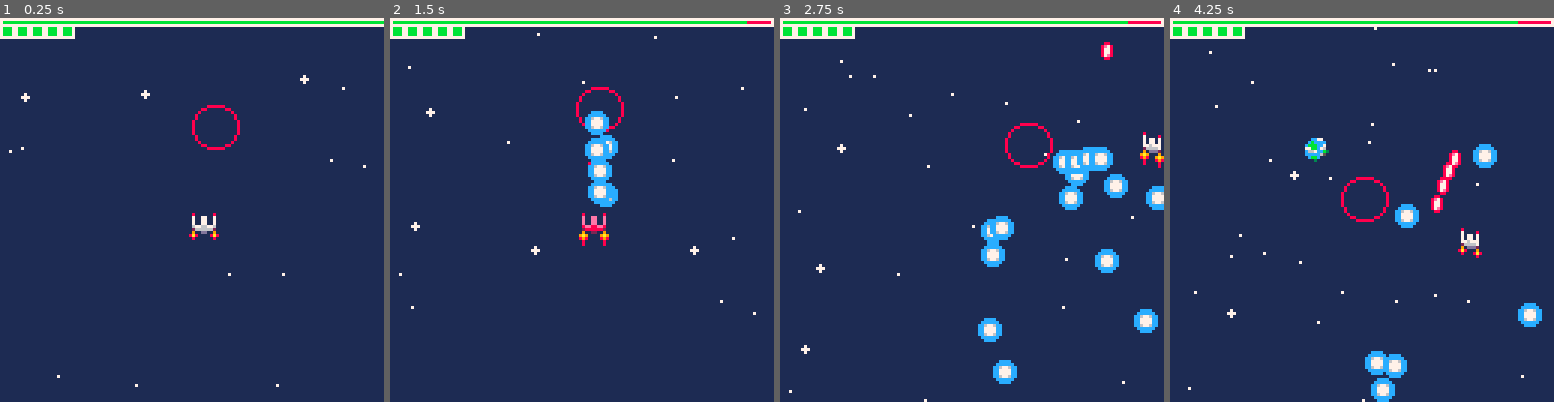
Above: before the commit, frames 1-4 (left to right).
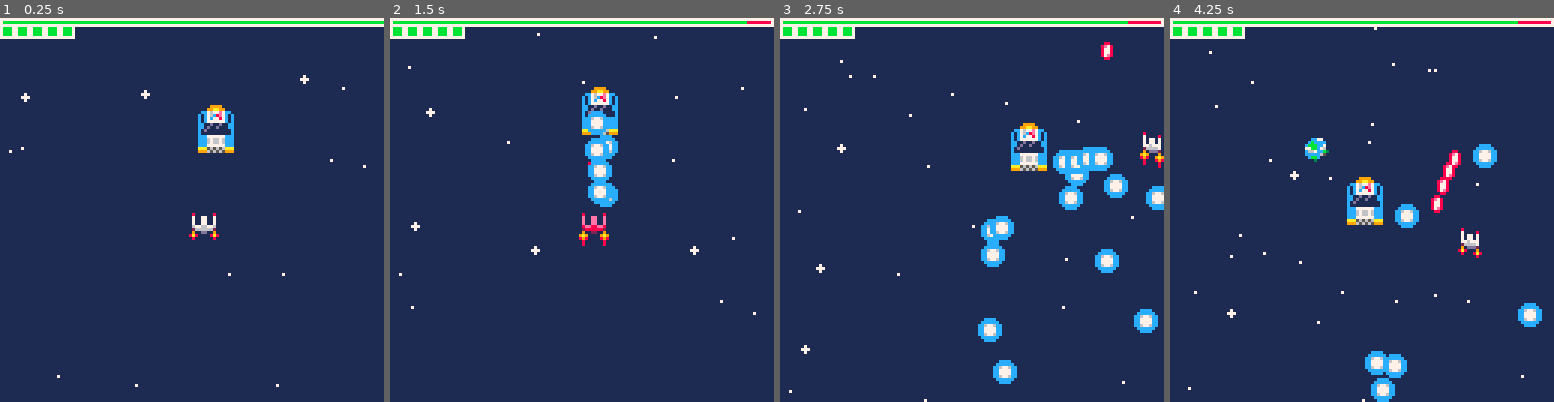
Above: after the commit, the same moments.

Repository: QuentinWidlocher/YogcastJam2020
Game: PICO-8 cartridge game.p8
Two runs of this game, one before a commit and one after it. Both use one fixed random seed, a clock stepped at 60 frames per second and the inputs below.
Inputs:
- Up to frame 1 (0.25 s): no input
- Up to frame 2 (1.5 s): tap X (X key) at 0.33, 1.07 s; tap O (Z key) at 0.7 s
- Up to frame 3 (2.75 s): hold Right 1.6-2.1 s; tap O (Z key) at 1.7, 2.1, 2.5 s; tap X (X key) at 1.85 s; hold Up 2.15-2.42 s; hold Right from 2.47 s (still down)
- Up to frame 4 (4.25 s): tap O (Z key) every 0.4 s from 2.9 to 4.1 s; tap X (X key) at 2.97, 4.08 s; release Right at 3.03 s; hold Left 3.08-3.58 s; hold Down 3.63-3.97 s; hold Right from 4.02 s (still down)

The runs differ from the first frame. In frame 1, 1.0% of the frame differs, in the area x 50-63%, y 22-36%; in frame 2, 0.8%; in frame 3, 1.0%; in frame 4, 1.0%.

Commit message:
Popo ship

Diff:
--- a/game.p8
+++ b/game.p8
@@ -76,22 +76,22 @@
 00000000000000000000000000000000000000000000000000000000000000000000000000000000000000000000000000000000000000000000000000000000
 00000000000000000000000000000000000000000000000000000000000000000000000000000000000000000000000000000000000000000000000000000000
 00000000000000000000000000000000000000000000000000000000000000000000000000000000000000000000000000000000000000000000000000000000
-000008888880000000cccc0000000000000000000000000000000000000000000000000000000000000000000000000000000000000000000000000000000000
-00088000000880000cccccc000088000000000000000000000000000000000000000000000000000000000000000000000000000000000000000000000000000
-0080000000000800cc6776cc008e7800000000000000000000000000000000000000000000000000000000000000000000000000000000000000000000000000
-0800000000000080cc7777cc00877800000000000000000000000000000000000000000000000000000000000000000000000000000000000000000000000000
-0800000000000080cc7777cc00877800000000000000000000000000000000000000000000000000000000000000000000000000000000000000000000000000
-8000000000000008cc6776cc0087e800000000000000000000000000000000000000000000000000000000000000000000000000000000000000000000000000
-80000000000000080cccccc000088000000000000000000000000000000000000000000000000000000000000000000000000000000000000000000000000000
-800000000000000800cccc0000000000000000000000000000000000000000000000000000000000000000000000000000000000000000000000000000000000
-80000000000000080000000000000000000000000000000000000000000000000000000000000000000000000000000000000000000000000000000000000000
-80000000000000080000000000000000000000000000000000000000000000000000000000000000000000000000000000000000000000000000000000000000
-08000000000000800000000000000000000000000000000000000000000000000000000000000000000000000000000000000000000000000000000000000000
-08000000000000800000000000000000000000000000000000000000000000000000000000000000000000000000000000000000000000000000000000000000
-00800000000008000000000000000000000000000000000000000000000000000000000000000000000000000000000000000000000000000000000000000000
-00088000000880000000000000000000000000000000000000000000000000000000000000000000000000000000000000000000000000000000000000000000
-00000888888000000000000000000000000000000000000000000000000000000000000000000000000000000000000000000000000000000000000000000000
-00000000000000000000000000000000000000000000000000000000000000000000000000000000000000000000000000000000000000000000000000000000
+000000999900000000cccc0000000000000000000000000000000000000000000000000000000000000000000000000000000000000000000000000000000000
+0000099aa99000000cccccc000088000000000000000000000000000000000000000000000000000000000000000000000000000000000000000000000000000
+000cc7677e7cc000cc6776cc008e7800000000000000000000000000000000000000000000000000000000000000000000000000000000000000000000000000
+00c1c76c8e7c1c00cc7777cc00877800000000000000000000000000000000000000000000000000000000000000000000000000000000000000000000000000
+00c1c7c7787c1c00cc7777cc00877800000000000000000000000000000000000000000000000000000000000000000000000000000000000000000000000000
+00c1c777777c1c00cc6776cc0087e800000000000000000000000000000000000000000000000000000000000000000000000000000000000000000000000000
+00cc11d11d11cc000cccccc000088000000000000000000000000000000000000000000000000000000000000000000000000000000000000000000000000000
+00cc1d11d111cc0000cccc0000000000000000000000000000000000000000000000000000000000000000000000000000000000000000000000000000000000
+00c1d11111111c000000000000000000000000000000000000000000000000000000000000000000000000000000000000000000000000000000000000000000
+00c1111111111c000000000000000000000000000000000000000000000000000000000000000000000000000000000000000000000000000000000000000000
+00ccc777777ccc000000000000000000000000000000000000000000000000000000000000000000000000000000000000000000000000000000000000000000
+00ccc676676ccc000000000000000000000000000000000000000000000000000000000000000000000000000000000000000000000000000000000000000000
+00ccc676676ccc000000000000000000000000000000000000000000000000000000000000000000000000000000000000000000000000000000000000000000
+00ccc777777ccc000000000000000000000000000000000000000000000000000000000000000000000000000000000000000000000000000000000000000000
+00aaa565656aaa000000000000000000000000000000000000000000000000000000000000000000000000000000000000000000000000000000000000000000
+00999656565999000000000000000000000000000000000000000000000000000000000000000000000000000000000000000000000000000000000000000000
 00000000000000000000000000000000000000000000000000000000000000000000000000000000000000000000000000000000000000000000000000000000
 00000000000000000000000000000000000000000000000000000000000000000000000000000000000000000000000000000000000000000000000000000000
 00000000000000000000000000000000000000000000000000000000000000000000000000000000000000000000000000000000000000000000000000000000
